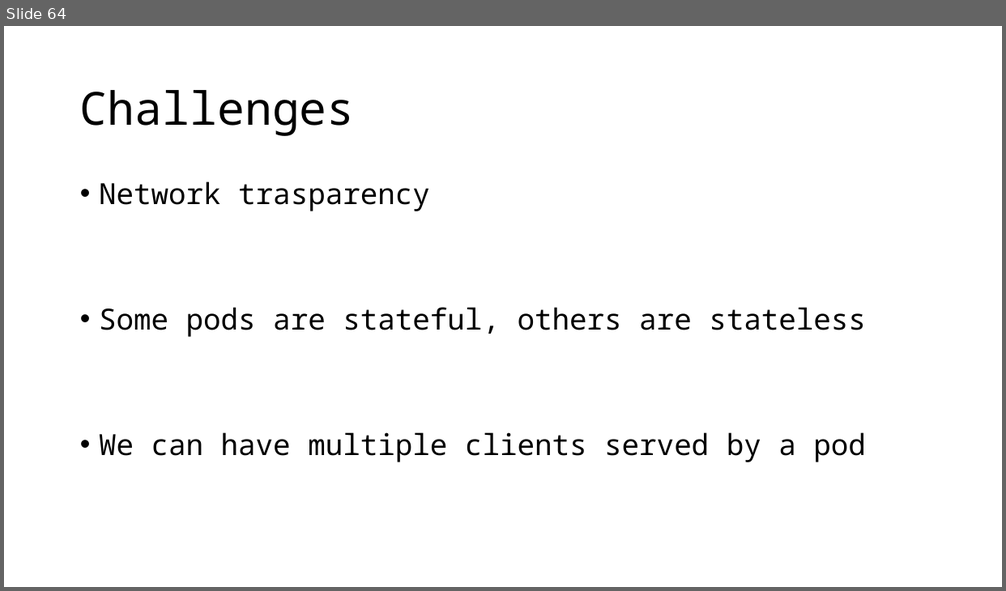
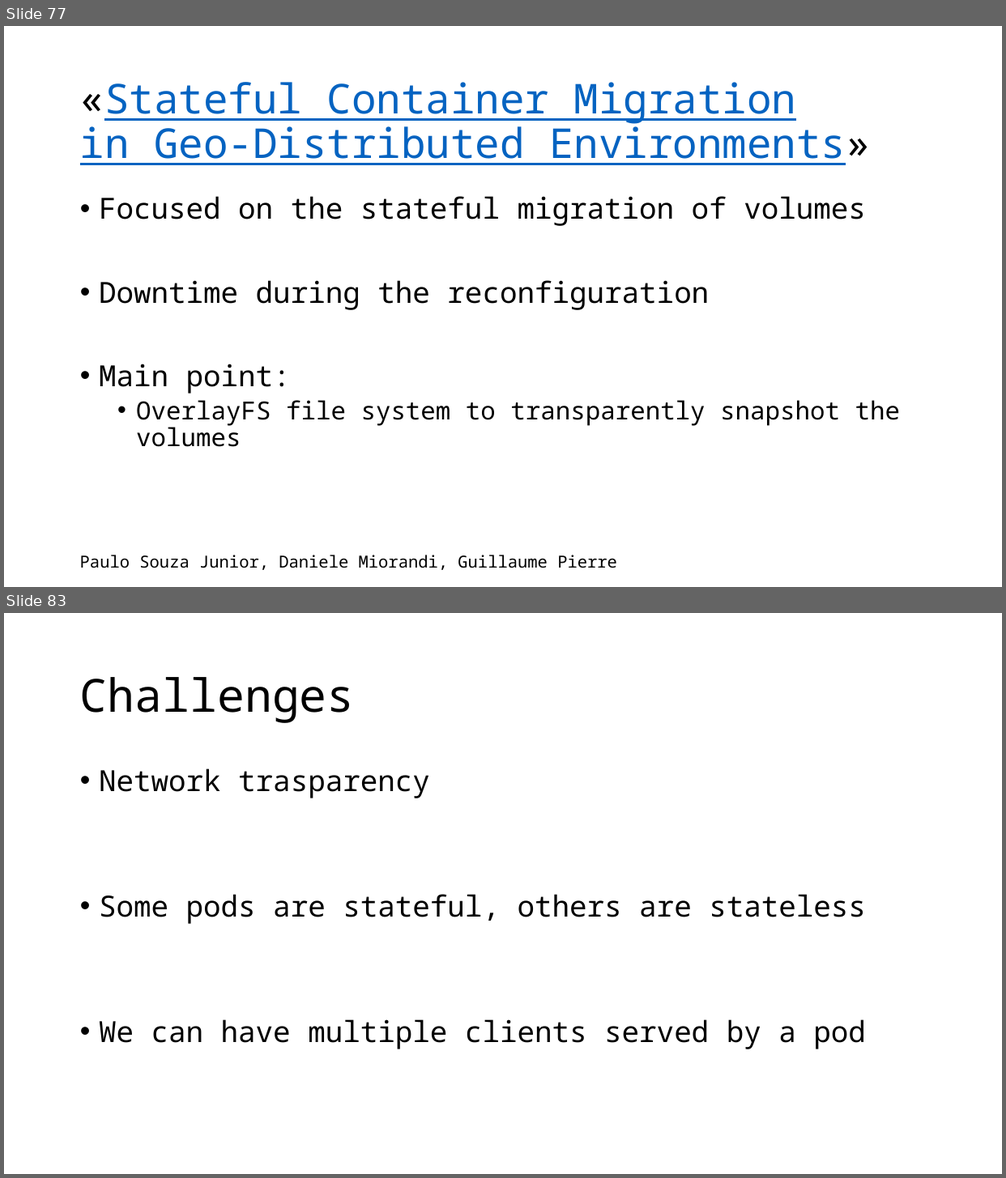
Before and after one commit to leonardopoggiani/Live-migration-Kubernetes-pods, a slide deck: presentazione_tesi.pptx. Shown one above the other, each under a label of ours: slide 64 before the commit, slides 77 and 83 after it; the slides between them are not shown. The pictures are 1006x591 and 1006x1178 pixels, drawn with LibreOffice and Linux fonts; fonts in the diff are those of the drawing. Boxes give left, top, right and bottom in pixels: in the first picture for what was removed or moved away, otherwise in the second. Text is boxed around its words. In the diff, an @@ line names an element or a change of style, - is before the commit and + after.

```diff
--- a/presentazione_tesi.pptx
+++ b/presentazione_tesi.pptx
@@ slide 77 added at box(4, 26, 1002, 587), background #FFFFFF @@
@@ title added at box(80, 82, 870, 165), 39.6 pt, text #0563C1, underline @@
+«Stateful Container Migration
+in Geo-Distributed Environments»
@@ text added at box(99, 196, 900, 447), 28 pt, text #000000 @@
+• Focused on the stateful migration of volumes
+• Downtime during the reconfiguration
+• Main point:
+  • OverlayFS file system to transparently snapshot the volumes
@@ text added at box(80, 555, 617, 570), 16 pt, text #000000 @@
+Paulo Souza Junior, Daniele Miorandi, Guillaume Pierre
@@ what was slide 64 is now slide 83 @@
```
Also in this commit, not shown: 12 slides changed, 36 other slides added, 3 slides removed, 1 other file.
